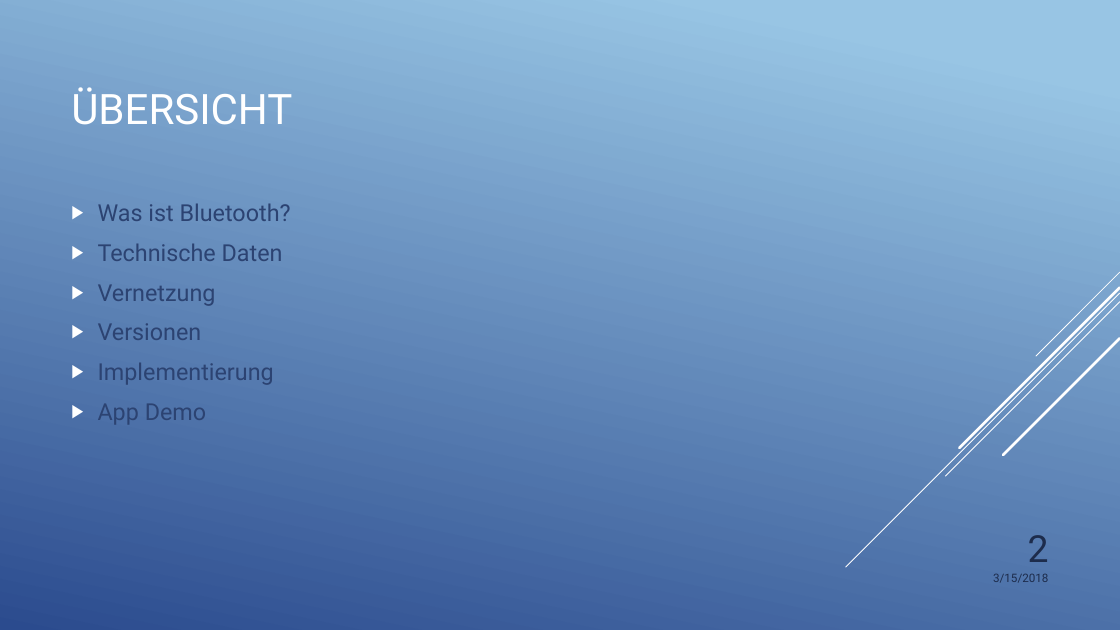
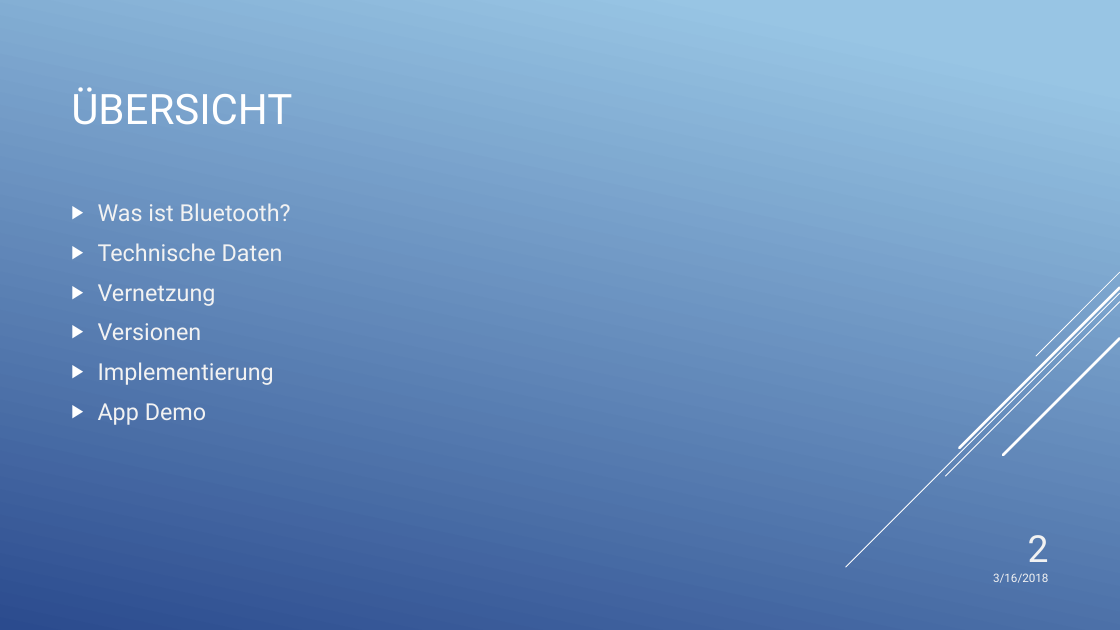
Before and after one commit to SteffenEckardt/blauzahn, a slide deck: slide 2 of Bluetooth.pptx. Drawn at 1120x630 pixels with LibreOffice and Linux fonts; fonts in the diff are those of the drawing. Boxes give left, top, right and bottom in pixels: in the first picture for what was removed or moved away, otherwise in the second. Text is boxed around its words. In the diff, an @@ line names an element or a change of style, - is before the commit and + after.

```diff
--- a/Bluetooth.pptx
+++ b/Bluetooth.pptx
@@ text "Was ist Bluetooth?" at [98,203,291,425]: text colour #2C4372 to #F2F2F2 @@
@@ page number at [1028,535,1049,562]: text colour #1D2C4C to #F2F2F2 @@
@@ text at [993,573,1048,583]: text changed; text colour #1D2C4C to #F2F2F2 @@
-3/15/2018
+3/16/2018
```
Also in this commit, not shown: 10 other slides changed.
